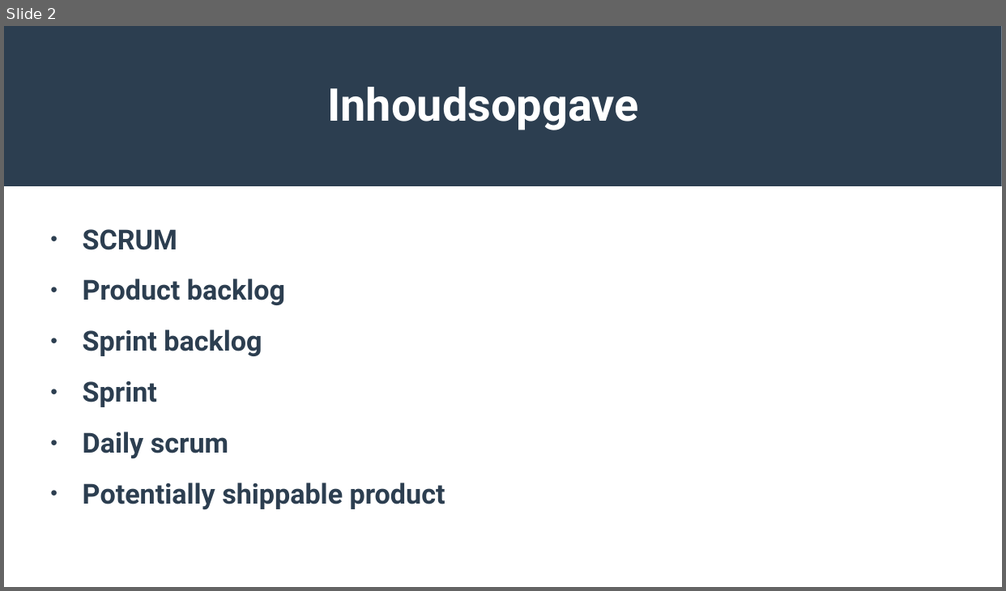
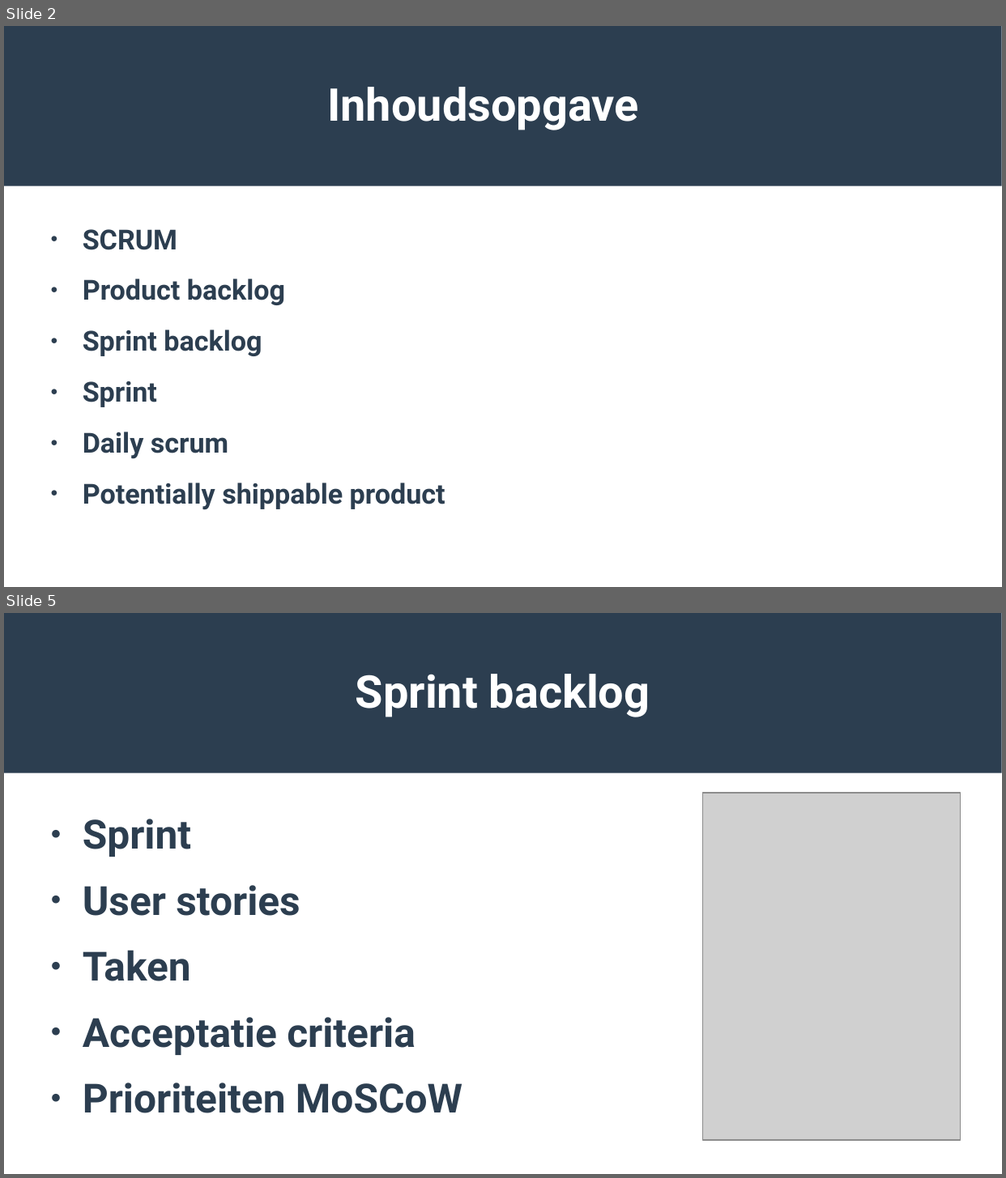
Before and after one commit to KaasKop97/bordspel, a slide deck: SCRUM files/SCRUM Presentatie/SCRUM presentatie.pptx. Shown one above the other, each under a label of ours: slide 2 before the commit, slides 2 and 5 after it; the slides between them are not shown. The pictures are 1006x591 and 1006x1178 pixels, drawn with LibreOffice and Linux fonts; fonts in the diff are those of the drawing; grey boxes stand for pictures. Boxes give left, top, right and bottom in pixels: in the first picture for what was removed or moved away, otherwise in the second. Text is boxed around its words. In the diff, an @@ line names an element or a change of style, - is before the commit and + after.

```diff
--- a/SCRUM files/SCRUM Presentatie/SCRUM presentatie.pptx
+++ b/SCRUM files/SCRUM Presentatie/SCRUM presentatie.pptx
@@ slide 5 added at box(4, 613, 1002, 1174), background #FFFFFF; not listed: 1 template element that a slide beside it also shows @@
@@ text added at box(356, 674, 650, 717), 36 pt, text #FFFFFF, bold @@
+Sprint backlog
@@ picture added at box(703, 793, 961, 1141) @@
@@ text added at box(83, 819, 462, 1114), 32 pt, text #2C3E50, bold @@
+● Sprint
+● User stories
+● Taken
+● Acceptatie criteria
+● Prioriteiten MoSCoW
```
Also in this commit, not shown: 3 slides changed, 4 other slides added, 4 slides removed, 1 other file.
